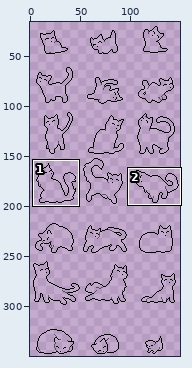
File history of a sprite sheet, sprites/lineart.png. Above: a wide view before the commit, with the close-up outlined.
Close-up. First the earlier version:
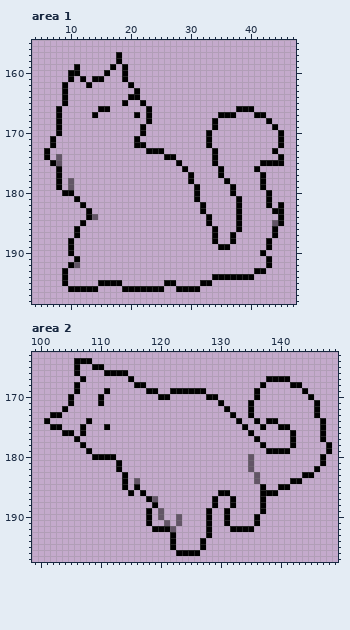
The file is 150x350 pixels. Colours within 5 levels of each other are drawn and written as one. Shown: area 1: x 4..47, y 155..198; area 2: x 99..149, y 163..197. The wide view leaves out empty margins. The commit also changed other parts of the picture, which this record leaves out.
Once edited:
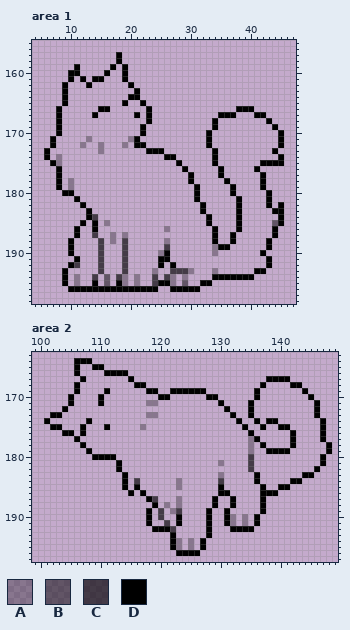
Palette (. is transparent): A #0000004e  B #00000080  C #000000a6  D #000000
From old to new:
Area 1:
Colour A is added in row 171 at x 13 and 20; in row 172 at x 12, 15 and 19; in row 173 at x 15; in row 185 at x 16; in row 186 at x 26; in row 187 at x 17 and 19.
Colour A is added in row 188 at x 17 and 26; in row 189 at x 34; in row 190 at x 25 and 34; in row 193 at x 24, 30 and 34; in row 194 at x 11, 19, 21, 27 and 29; in row 195 at x 11, 19 and 21.
Colour A replaces colour B in rows 174 to 175 at x 8; in rows 178 to 179 at x 10.
Colour A replaces colour D in row 195 at x 27.
Colour B is added in row 194 at x 16; in row 195 at x 29.
Colour B replaces colour D in row 195 at x 16.
Colour C is added in row 187 at x 14; in row 188 at x 15 and 19; in row 189 at x 15, 19 and 26; in rows 190 to 192 at x 15 and 19; in row 193 at x 15, 19 and 27 to 29; in row 194 at x 14, 18, 24 and 26.
Colour C is added in row 195 at x 24.
Colour C replaces colour B in row 184 at x 14; in row 192 at x 11.
Colour D is added in rows 185 to 186 at x 14; in row 190 at x 26; in row 191 at x 25 to 26; in row 192 at x 25 and 27; in row 195 at x 14 and 25; in row 196 at x 15 to 18 and 27.
The author cleared colour D in row 195 at x 15 and 17; in row 196 at x 25.
Area 2:
Colour A is added in row 171 at x 118 to 119; in row 173 at x 118 to 119; in row 175 at x 117; in rows 177 to 179 at x 135; in row 181 at x 130; in row 183 at x 130.
Colour A is added in rows 184 to 185 at x 123; in row 187 at x 123; in row 188 at x 121 and 123; in row 189 at x 122; in rows 190 to 191 at x 132 and 134; in rows 194 to 195 at x 123 and 125.
Colour C is added in row 184 at x 130; in row 189 at x 123.
Colour C replaces colour B in rows 180 to 182 at x 135; in row 184 at x 116; in row 187 at x 119; in rows 189 to 190 at x 120; in row 191 at x 121; in row 192 at x 122.
Colour D is added in row 185 at x 130.
Colour D replaces colour B in rows 183 to 184 at x 136; in rows 190 to 191 at x 123.
Where, in picture pixels (left, top, right, bottom), the same in both close-ups:
changed: (56, 136, 194, 292)
added: (212, 244, 218, 274)
added: (140, 400, 158, 430)
changed: (248, 436, 260, 484)
added: (218, 460, 224, 490)
changed: (134, 478, 194, 550)
added: (230, 514, 248, 526)
